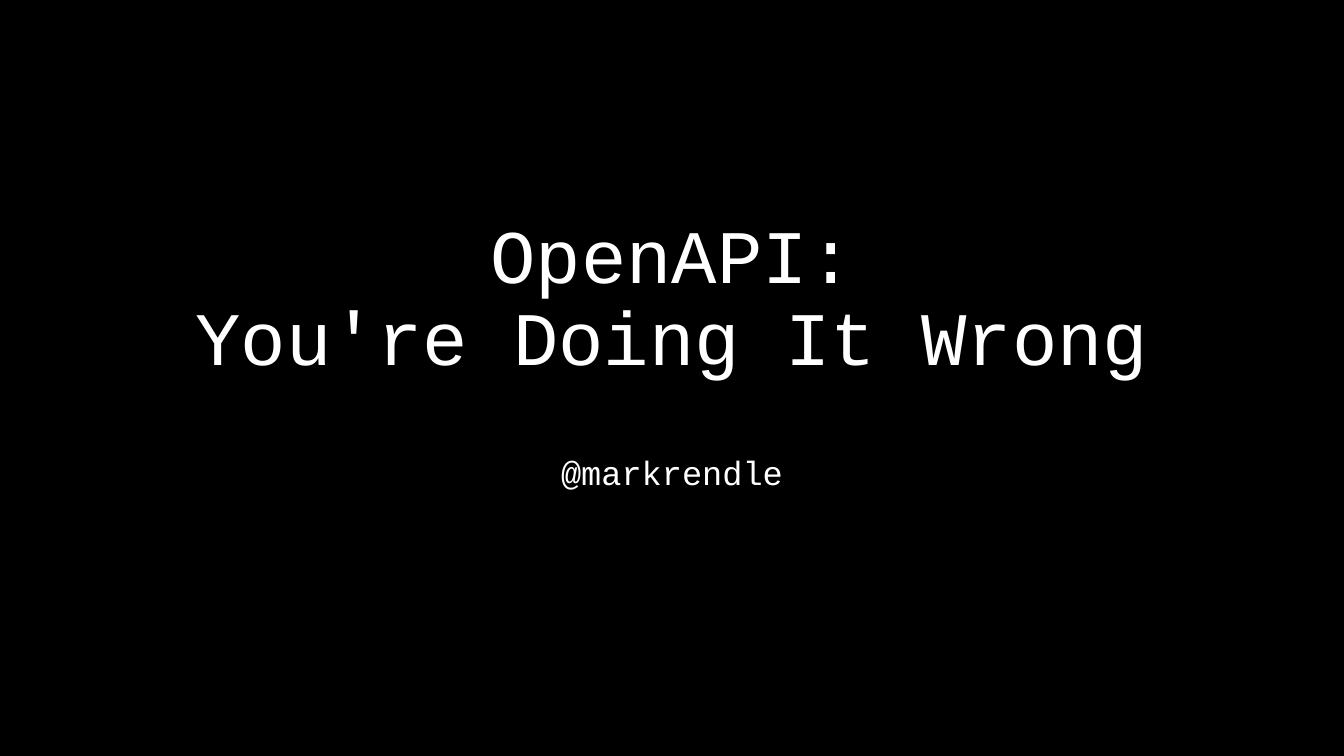
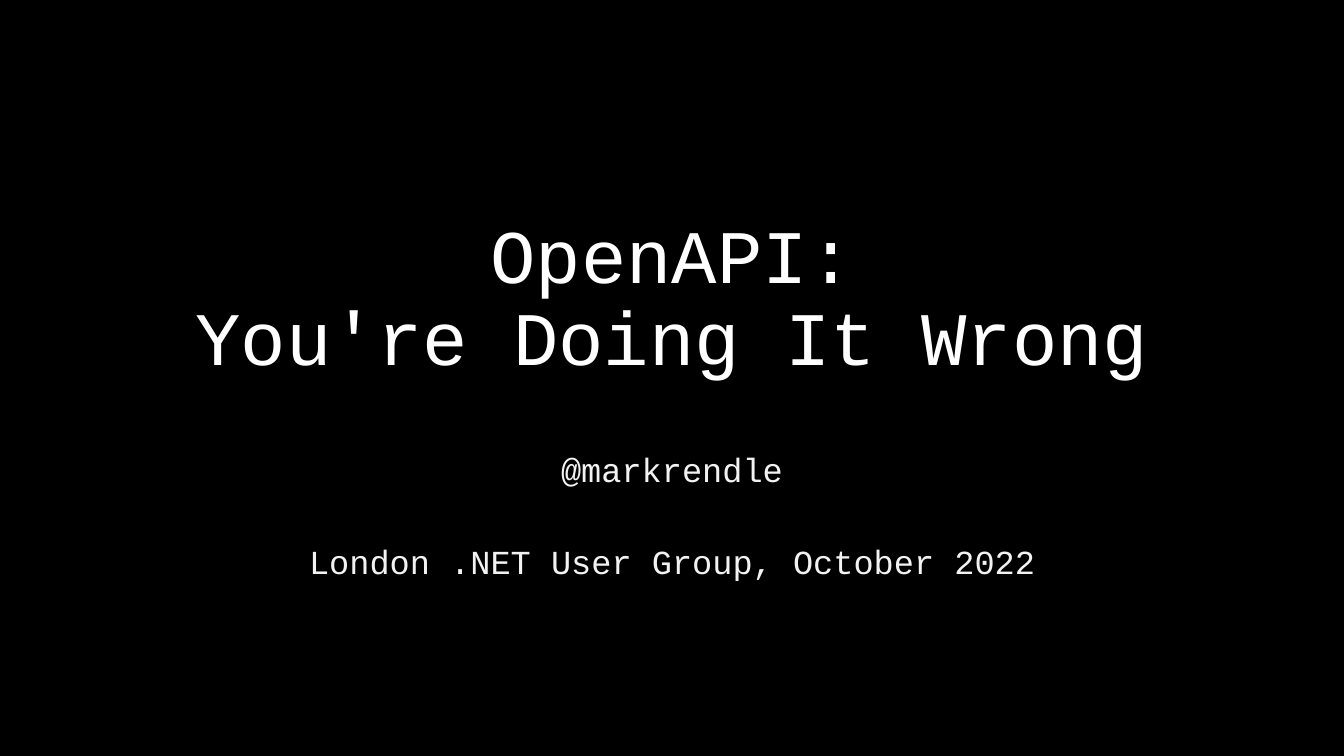
Before and after one commit to RendleLabs/LDNUG2022, a slide deck: slide 1 of OpenAPI.pptx. Drawn at 1344x756 pixels with LibreOffice and Linux fonts; fonts in the diff are those of the drawing. Boxes give left, top, right and bottom in pixels: in the first picture for what was removed or moved away, otherwise in the second. Text is boxed around its words. In the diff, an @@ line names an element or a change of style, - is before the commit and + after.

```diff
--- a/OpenAPI.pptx
+++ b/OpenAPI.pptx
@@ subtitle at <box>561,457,783,487</box>: text colour #FFFFFF to #F2F2F2 in "@markrendle"; line spacing 0.9 to 0.8 @@
@@ subtitle at <box>309,550,1035,581</box>: paragraph added @@
+London .NET User Group, October 2022
```
Also in this commit, not shown: 3 other slides changed, 14 slides added, 1 slide removed, 4 other files.
